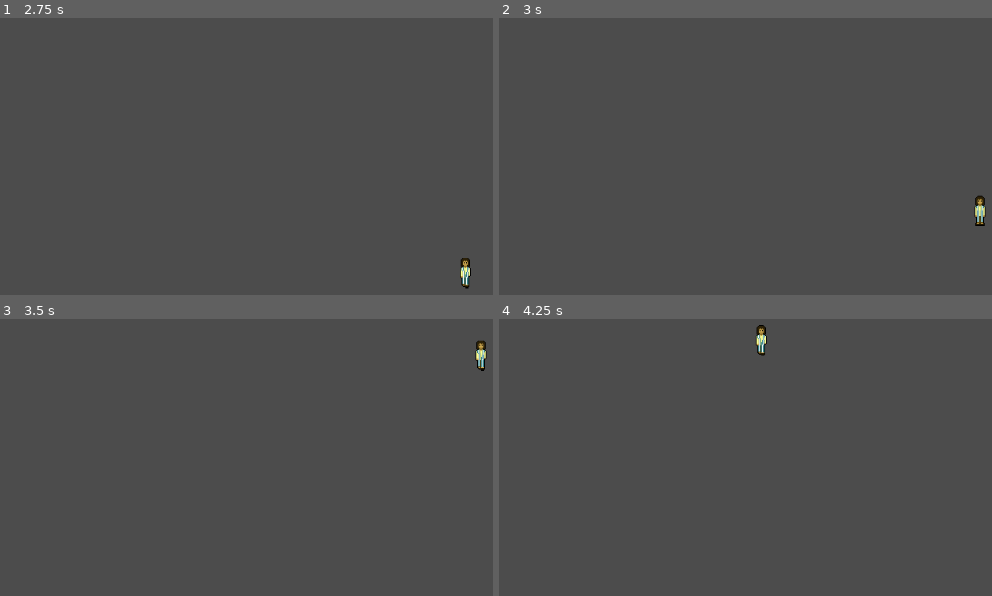
Above: before the commit, frames 1-4 (two rows, left to right).
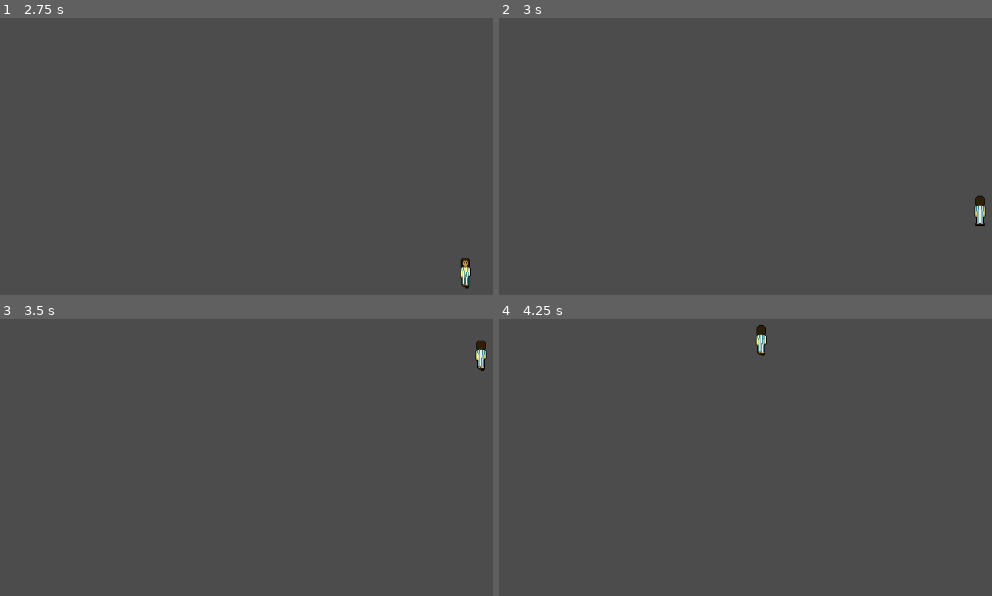
Above: after the commit, the same moments.

Repository: DavidLG092/Ben-Hur-Repository
Game: Godot game, scene res://Scenes/Player.tscn
The game is run twice, just before and just after one commit, with the same random seed, the same clock (stepped at 60 frames per second) and the same inputs.
Inputs:
- Up to frame 1 (2.75 s): tap Enter at 0.5 s; hold Right (move_right) 0.53-1.28 s; hold Down (move_down) 1.28-2.03 s; tap Space at 2 s; hold Right (move_right) from 2.03 s (still down)
- Up to frame 2 (3 s): release Right (move_right) at 2.78 s; hold Up (move_up) from 2.78 s (still down)
- Up to frame 3 (3.5 s): keep holding Up (move_up)
- Up to frame 4 (4.25 s): tap Enter at 3.5 s; release Up (move_up) at 3.53 s; hold Left (move_left) from 3.53 s (still down)

Frame 1 is identical in both runs. In frame 2, less than 0.1% of the frame differs, in the area x 96-99%, y 65-75%; in frame 3, less than 0.1%; in frame 4, less than 0.1%.

Commit message:
Updated Citizen Judah Sprites
Citizen Judah Up project has been created, with its sprites. New animation move_up was created. Player code has been altered, activating set_anim(), but match 2 and 3 are now comments.

Diff:
--- a/Ben-Hur/Scenes/Player.tscn
+++ b/Ben-Hur/Scenes/Player.tscn
@@ -1,12 +1,20 @@
-[gd_scene load_steps=10 format=2]
+[gd_scene load_steps=13 format=2]
 
 [ext_resource path="res://Scripts/Player.gd" type="Script" id=1]
 [ext_resource path="res://Sprites/Judah/Citizen/Images/Down/judah_citizen_down_0.png" type="Texture" id=2]
 [ext_resource path="res://Sprites/Judah/Citizen/Images/Down/judah_citizen_down_1.png" type="Texture" id=3]
 [ext_resource path="res://Sprites/Judah/Citizen/Images/Down/judah_citizen_down_2.png" type="Texture" id=4]
+[ext_resource path="res://Sprites/Judah/Citizen/Images/Up/judah_citizen_up_0.png" type="Texture" id=5]
+[ext_resource path="res://Sprites/Judah/Citizen/Images/Up/judah_citizen_up_2.png" type="Texture" id=6]
+[ext_resource path="res://Sprites/Judah/Citizen/Images/Up/judah_citizen_up_1.png" type="Texture" id=7]
 
 [sub_resource type="SpriteFrames" id=1]
 animations = [ {
+"frames": [ ExtResource( 5 ), ExtResource( 7 ), ExtResource( 6 ) ],
+"loop": true,
+"name": "move_up",
+"speed": 4.0
+}, {
 "frames": [ ExtResource( 2 ), ExtResource( 3 ), ExtResource( 4 ) ],
 "loop": true,
 "name": "move_down",
@@ -26,7 +34,7 @@
 
 [node name="AnimatedSprite" type="AnimatedSprite" parent="."]
 frames = SubResource( 1 )
-animation = "move_down"
+animation = "move_up"
 
 [node name="Down_CollisionShape2D" type="CollisionShape2D" parent="."]
 position = Vector2( 0, -17 )
--- a/Ben-Hur/Scripts/Player.gd
+++ b/Ben-Hur/Scripts/Player.gd
@@ -63,7 +63,7 @@
 	position.x = clamp(position.x, 40, screen_size.x - 40)
 	position.y = clamp(position.y, 96, screen_size.y - 96)
 
-	#set_anim(dir)
+	set_anim(dir)
 
 func start(pos):
 	position = pos
@@ -79,10 +79,10 @@
 			$AnimatedSprite.animation = "move_down"
 		1:
 			$AnimatedSprite.animation = "move_up"
-		2:
-			$AnimatedSprite.animation = "move_left"
-		3:
-			$AnimatedSprite.animation = "move_right"
+	#	2:
+	#		$AnimatedSprite.animation = "move_left"
+	#	3:
+	#		$AnimatedSprite.animation = "move_right"
 
 
 func _on_Area2D_area_shape_entered(area_rid, area, area_shape_index, local_shape_index):
Binary file added: Ben-Hur/Sprites/Judah/Citizen/Images/Up/judah_citizen_up_0.png
Not shown, added: Ben-Hur/Sprites/Judah/Citizen/Images/Up/judah_citizen_up_0.png.import
Binary file added: Ben-Hur/Sprites/Judah/Citizen/Images/Up/judah_citizen_up_1.png
Not shown, added: Ben-Hur/Sprites/Judah/Citizen/Images/Up/judah_citizen_up_1.png.import
Binary file added: Ben-Hur/Sprites/Judah/Citizen/Images/Up/judah_citizen_up_2.png
Not shown, added: Ben-Hur/Sprites/Judah/Citizen/Images/Up/judah_citizen_up_2.png.import
Not shown, added: Ben-Hur/Sprites/Judah/Citizen/Project/judah_citizen_up.pxo
